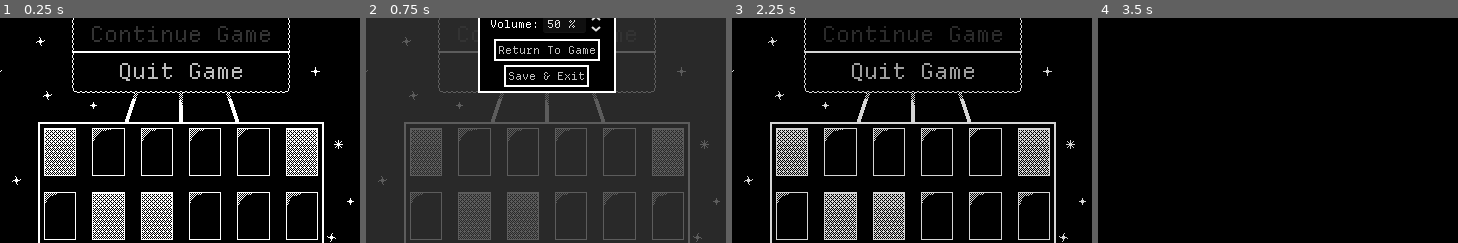
Above: before the commit, frames 1-4 (left to right).
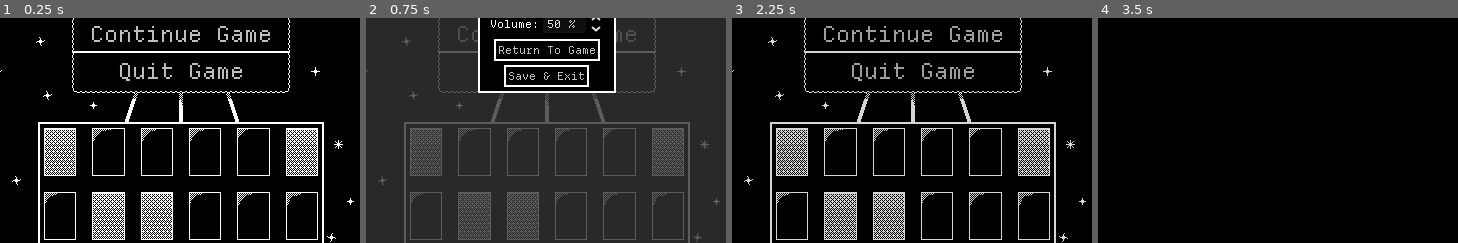
Above: after the commit, the same moments.

Repository: GemDust0/TooBigToFail
Game: Godot game, scene res://Scenes/TitleScreen.tscn
Same seed, same stepped clock (60 frames per second), same inputs: the game is played once before the commit and once after it.
Inputs (mouse positions are % of the whole screen's width and height, from its top left):
- Up to frame 1 (0.25 s): no input
- Up to frame 2 (0.75 s): click (4, 94) at 0.5 s
- Up to frame 3 (2.25 s): click "Return To Game" at 1.25 s; click "New Game" at 2 s
- Up to frame 4 (3.5 s): tap Enter (enter) at 2.75 s; move the mouse to (72, 45) at 2.77 s; hold Enter (enter) from 2.78 s (still down); click (72, 45) at 2.92 s
The pictures show only the part of the screen within x 25-75%, y 46-96%; the shares and areas given below are measured in that part.

The runs differ from the first frame. In frame 1, 0.9% of the frame differs, in the area x 25-75%, y 3-11%; in frame 2, 0.2%; in frame 3, 0.9%; in frame 4, nothing differs.

Commit message:
Employee/Dialogue Saving

Diff:
--- a/Scenes/Dialogue.tscn
+++ b/Scenes/Dialogue.tscn
@@ -19,6 +19,7 @@
 offset_top = 5.0
 offset_right = 524.0
 offset_bottom = 62.0
+mouse_filter = 2
 theme = ExtResource("3_yfiq0")
 bbcode_enabled = true
 text = "There is no god amongst man. Yet in spite of that we continue to suffer? I find it a fool's game quite honestly, whomever would subject themselves to such a fate. Only a moron I say would even consider such a thing."
@@ -54,12 +55,15 @@
 offset_top = -78.0
 offset_right = -241.5
 offset_bottom = -60.0
+mouse_filter = 2
 
 [node name="ColorRect" type="ColorRect" parent="NameContainer" unique_id=1162429683]
 layout_mode = 2
+mouse_filter = 2
 
 [node name="MarginContainer" type="MarginContainer" parent="NameContainer" unique_id=867117882]
 layout_mode = 2
+mouse_filter = 2
 theme_override_constants/margin_left = 2
 theme_override_constants/margin_top = 2
 theme_override_constants/margin_right = 2
@@ -67,6 +71,7 @@
 
 [node name="ColorRect" type="ColorRect" parent="NameContainer/MarginContainer" unique_id=291016607]
 layout_mode = 2
+mouse_filter = 2
 color = Color(0, 0, 0, 1)
 
 [node name="Name" type="Label" parent="NameContainer/MarginContainer" unique_id=917921533]
--- a/Scenes/TitleScreen.tscn
+++ b/Scenes/TitleScreen.tscn
@@ -106,4 +106,5 @@
 grow_vertical = 1
 
 [connection signal="pressed" from="CanvasLayer/VBoxContainer/NewGame" to="." method="_on_new_game_pressed"]
+[connection signal="pressed" from="CanvasLayer/VBoxContainer/ContinueGame" to="." method="_on_continue_game_pressed"]
 [connection signal="pressed" from="CanvasLayer/VBoxContainer/ExitGame" to="." method="_on_exit_game_pressed"]
--- a/Scripts/CorporateSim.gd
+++ b/Scripts/CorporateSim.gd
@@ -25,12 +25,16 @@
 	instance = self
 
 func _ready() -> void:
-	money = 250
-	#money = 100000
-	#money = 100000000000
-	target_label.text = "Target: %s" % targets[0]
-	grid.create_grid(5)
-	grid.add_employee(Vector2i(2, 2), load("res://Scenes/Employees/InternDeveloper.tscn").instantiate())
+	SaveManager.save_node = self
+	if SaveManager.loaded:
+		money = 250
+		#money = 100000
+		#money = 100000000000
+		target_label.text = "Target: %s" % targets[0]
+		grid.create_grid(5)
+		grid.add_employee(Vector2i(2, 2), load("res://Scenes/Employees/InternDeveloper.tscn").instantiate())
+	else:
+		pass
 
 func add_money(amount: int) -> void:
 	money += amount
--- a/Scripts/Dialogue.gd
+++ b/Scripts/Dialogue.gd
@@ -1,4 +1,4 @@
-extends Control
+class_name Dialogue extends Control
 
 signal ended
 signal dialogueContinued(dialogue_index: int)
@@ -6,7 +6,7 @@
 
 @export var dialogue: PackedStringArray
 @export var speakers: PackedStringArray
-var dialogue_index: int
+var dialogue_index: int = 0
 
 @onready var label: RichTextLabel = $Background/Text
 @onready var character_timer: Timer = $CharacterTimer
@@ -16,9 +16,12 @@
 @onready var name_label: Label = $NameContainer/MarginContainer/Name
 
 func _ready() -> void:
+	SaveManager.save_node = self
 	label.visible_characters = 0
-	label.text = dialogue[0]
-	name_label.text = " %s " % speakers[0]
+	if SaveManager.loaded:
+		dialogue_index = SaveManager.loaded_file.get_64()
+	label.text = dialogue[dialogue_index]
+	name_label.text = " %s " % speakers[dialogue_index]
 
 func stop_timers() -> void:
 	character_timer.stop()
--- a/Scripts/EmployeeSequence.gd
+++ b/Scripts/EmployeeSequence.gd
@@ -1,4 +1,4 @@
-extends Node
+class_name EmployeeSequence extends Node
 
 @export var codeArray: PackedStringArray
 @export var faces: Array[Texture2D] = [null, null, null]
@@ -12,7 +12,27 @@
 @onready var transition_object: TransitionObject = $TransitionObject
 
 func _ready() -> void:
-	_on_submit_pressed()
+	SaveManager.save_node = self
+	if SaveManager.loaded:
+		scores = SaveManager.loaded_file.get_var()
+		code_index = SaveManager.loaded_file.get_64()
+		workProgress.text = "Daily Quota: %s/%s" % [code_index, codeArray.size()]
+		var performance: int = get_performance()
+		performanceText.text = str(performance) + "%"
+		if performance >= 90:
+			performanceIcon.texture = faces[0]
+		elif performance >= 50:
+			performanceIcon.texture = faces[1]
+		else:
+			performanceIcon.texture = faces[2]
+		codeEditor.change_code(codeArray[code_index - 1].replace("[\\n]", "\n").replace("[\\t]", "\t"))
+		codeEditor.inputNode.text = SaveManager.loaded_file.get_var()
+		codeEditor.inputNode.set_caret_line(SaveManager.loaded_file.get_64())
+		codeEditor.inputNode.set_caret_column(SaveManager.loaded_file.get_64())
+		codeEditor._on_input_text_changed()
+		codeEditor.focus()
+	else:
+		_on_submit_pressed()
 
 func _on_submit_pressed() -> void:
 	workProgress.text = "Daily Quota: %s/%s" % [code_index, codeArray.size()]
--- a/Scripts/GameMenu.gd
+++ b/Scripts/GameMenu.gd
@@ -23,24 +23,21 @@
 	AudioPlayer.volume_linear = AudioPlayer.max_volume * value / 100
 
 func _on_save_exit_pressed() -> void:
-	get_tree().quit()
+	SaveManager.save()
+	get_tree().call_deferred("quit")
 
 func _on_settings_button_mouse_entered() -> void:
-	if !get_tree().paused:
-		settings_highlight.color = Color(1.0, 1.0, 1.0, 0.75)
-		icon_hovered = true
+	settings_highlight.color = Color(1.0, 1.0, 1.0, 0.75)
+	icon_hovered = true
 
 func _on_settings_button_mouse_exited() -> void:
-	if !get_tree().paused:
-		settings_highlight.color = Color(0.0, 0.0, 0.0, 0.0)
-		icon_hovered = false
+	settings_highlight.color = Color(0.0, 0.0, 0.0, 0.0)
+	icon_hovered = false
 
 func _on_settings_button_button_down() -> void:
-	if !get_tree().paused:
-		settings_highlight.color = Color(0.3, 0.3, 0.3, 0.75)
-		icon_hovered = true
+	settings_highlight.color = Color(0.3, 0.3, 0.3, 0.75)
+	icon_hovered = true
 
 func _on_settings_button_pressed() -> void:
-	if !get_tree().paused:
-		settings_highlight.color = Color(0.0, 0.0, 0.0, 0.0)
-		icon_hovered = false
+	settings_highlight.color = Color(0.0, 0.0, 0.0, 0.0)
+	icon_hovered = false
--- /dev/null
+++ b/Scripts/SaveManager.gd
@@ -0,0 +1,54 @@
+extends Node
+
+const save_path: String = "Save.txt"
+
+var loaded_file: FileAccess = null;
+var save_node: Node = null
+var loaded: bool = false
+
+func save() -> void:
+	if save_node is CorporateSim:
+		save_corporate_sim()
+	elif save_node is EmployeeSequence:
+		save_employee_sequence()
+	elif save_node is Dialogue:
+		save_dialogue()
+
+func save_corporate_sim() -> void:
+	var file: FileAccess = FileAccess.open(save_path, FileAccess.WRITE)
+	file.store_pascal_string("C")
+
+func save_employee_sequence() -> void:
+	var file: FileAccess = FileAccess.open(save_path, FileAccess.WRITE)
+	file.store_pascal_string("E")
+	file.store_var(save_node.scores)
+	file.store_64(save_node.code_index)
+	file.store_var(save_node.codeEditor.inputNode.text)
+	file.store_64(save_node.codeEditor.inputNode.get_caret_line())
+	file.store_64(save_node.codeEditor.inputNode.get_caret_column())
+
+func save_dialogue() -> void:
+	var file: FileAccess = FileAccess.open(save_path, FileAccess.WRITE)
+	file.store_pascal_string("D")
+	file.store_pascal_string(save_node.get_parent().name)
+	file.store_64(save_node.dialogue_index)
+	file.close()
+
+func attempt_load() -> void:
+	if FileAccess.file_exists(save_path):
+		loaded_file = FileAccess.open(save_path, FileAccess.READ)
+
+func transition_to_saved(transition_object: TransitionObject) -> void:
+	match loaded_file.get_pascal_string():
+		"C":
+			loaded = true
+			transition_object.change_scene(load("res://Scenes/CorporateSim.tscn"))
+		"E":
+			loaded = true
+			transition_object.change_scene(load("res://Scenes/EmployeeSequence.tscn"))
+		"D":
+			loaded = true
+			transition_object.change_scene(load("res://Scenes/Cutscenes/%s.tscn" % loaded_file.get_pascal_string()))
+	if loaded:
+		await get_tree().scene_changed
+		loaded = false
--- a/Scripts/TitleScreen.gd
+++ b/Scripts/TitleScreen.gd
@@ -1,9 +1,18 @@
 extends Node
 
 @onready var transition_object: TransitionObject = $CanvasLayer/TransitionObject
+
+func _ready() -> void:
+	SaveManager.save_node = null
+	SaveManager.attempt_load()
+	if SaveManager.loaded_file != null:
+		$CanvasLayer/VBoxContainer/ContinueGame.disabled = false
 
 func _on_new_game_pressed() -> void:
 	transition_object.change_scene(load("res://Scenes/Cutscenes/IntroductionCutscene.tscn"))
 
 func _on_exit_game_pressed() -> void:
 	get_tree().quit()
+
+func _on_continue_game_pressed() -> void:
+	SaveManager.transition_to_saved(transition_object)
--- a/project.godot
+++ b/project.godot
@@ -18,6 +18,7 @@
 [autoload]
 
 AudioPlayer="*uid://c07gvv5ykuvfa"
+SaveManager="*uid://csn24e8ngbe7e"
 
 [debug]
 
Binary file added: Save.txt
Not shown, added: Scripts/SaveManager.gd.uid
